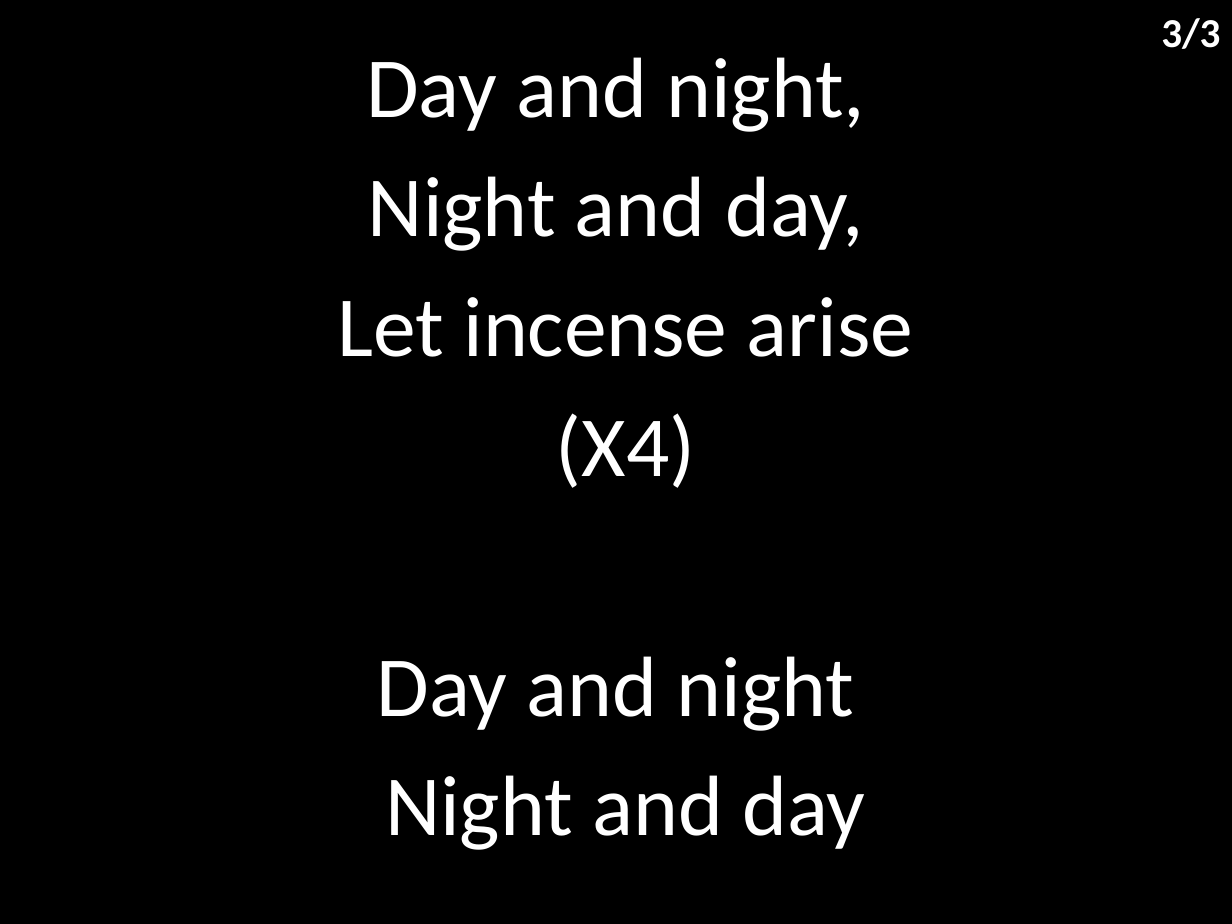
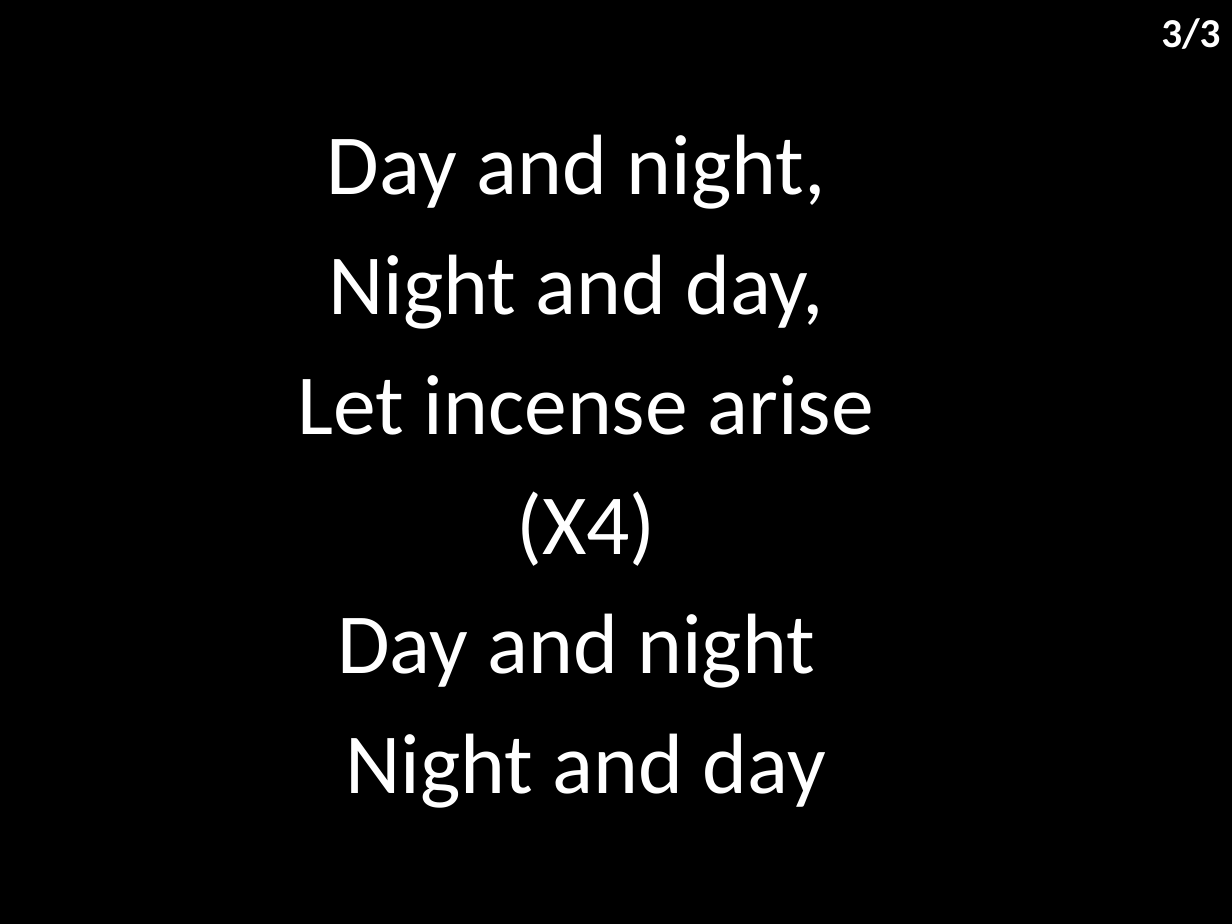
Before and after one commit to hoo-are-ya/worship, a slide deck: slide 4 of docs/songs/worthy of it all.pptx. Drawn at 1232x924 pixels with LibreOffice and Linux fonts; fonts in the diff are those of the drawing. Boxes give left, top, right and bottom in pixels: in the first picture for what was removed or moved away, otherwise in the second. Text is boxed around its words. In the diff, an @@ line names an element or a change of style, - is before the commit and + after.

```diff
--- a/docs/songs/worthy of it all.pptx
+++ b/docs/songs/worthy of it all.pptx
@@ subtitle "Day and night," rewrapped from (337, 57, 913, 850) to (298, 134, 873, 808) @@
```
Also in this commit, not shown: 2 other slides changed, 7 other files.
